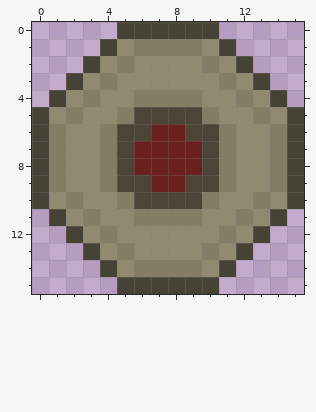
File history of a pixel-art sprite, New Unity Project/Assets/Scenes/minesweeper/mine.png. That is the earlier state.
The file is 16x16 pixels. Colours within 5 levels of each other are drawn and written as one.
Now the later version:
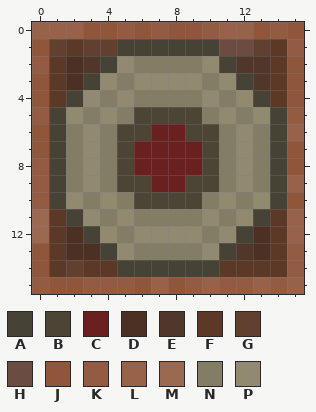
Palette (. is transparent): A #464336  B #4c4535  C #6b2020  D #4c3023  E #50372a  F #5c3827  G #614030  H #6a4d40  J #8f563b  K #935c42  L #976249  M #9b6850  N #837d66  P #918a70
From old to new:
@@ x 0..15 @@
- 0 .....AAAAAA.....
- 1 ....APNNNNPA....
- 2 ...APNPPPPNPA...
- 3 ..APNPPPPPPNPA..
- 4 .APNPPNNNNPPNPA.
- 5 APNPPNBBBBNPPNPA
- 6 ANPPNBBCCBBNPPNA
- 7 ANPPNBCCCCBNPPNA
- 8 ANPPNBCCCCBNPPNA
- 9 ANPPNBBCCBBNPPNA
-10 APNPPNBBBBNPPNPA
-11 .APNPPNNNNPPNPA.
-12 ..APNPPPPPPNPA..
-13 ...APNPPPPNPA...
-14 ....APNNNNPA....
-15 .....AAAAAA.....
+ 0 LLLJJKJKJJKLLJKJ
+ 1 JGFGGAAAAAAHHGFK
+ 2 KFDEAPNNNNPAEEFJ
+ 3 JFDAPNPPPPNPAEFJ
+ 4 JFAPNPNNNNPNPAFJ
+ 5 KAPNPNBBBBNPNPAK
+ 6 JANPNBBCCBBNPNAL
+ 7 JANPNBCCCCBNPNAJ
+ 8 KANPNBCCCCBNPNAJ
+ 9 KANPNBBCCBBNPNAL
+10 KAPNPNBBBBNPNPAJ
+11 MFAPNPNNNNPNPAFL
+12 MFDAPNPPPPNPADFL
+13 JFDDAPNNNNPAEDFK
+14 JFGFFAAAAAAFFFFK
+15 KJJKKKJLJKLKKLKL
Changed places in both pictures, as pixel boxes (x1, y1, x2, y2):
changed: (32, 22, 304, 294)
